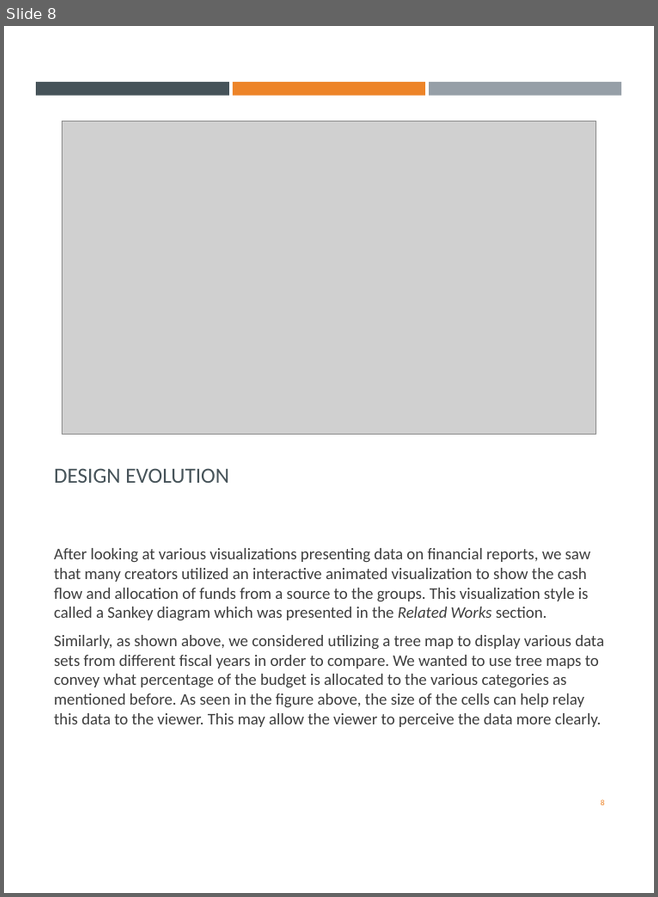
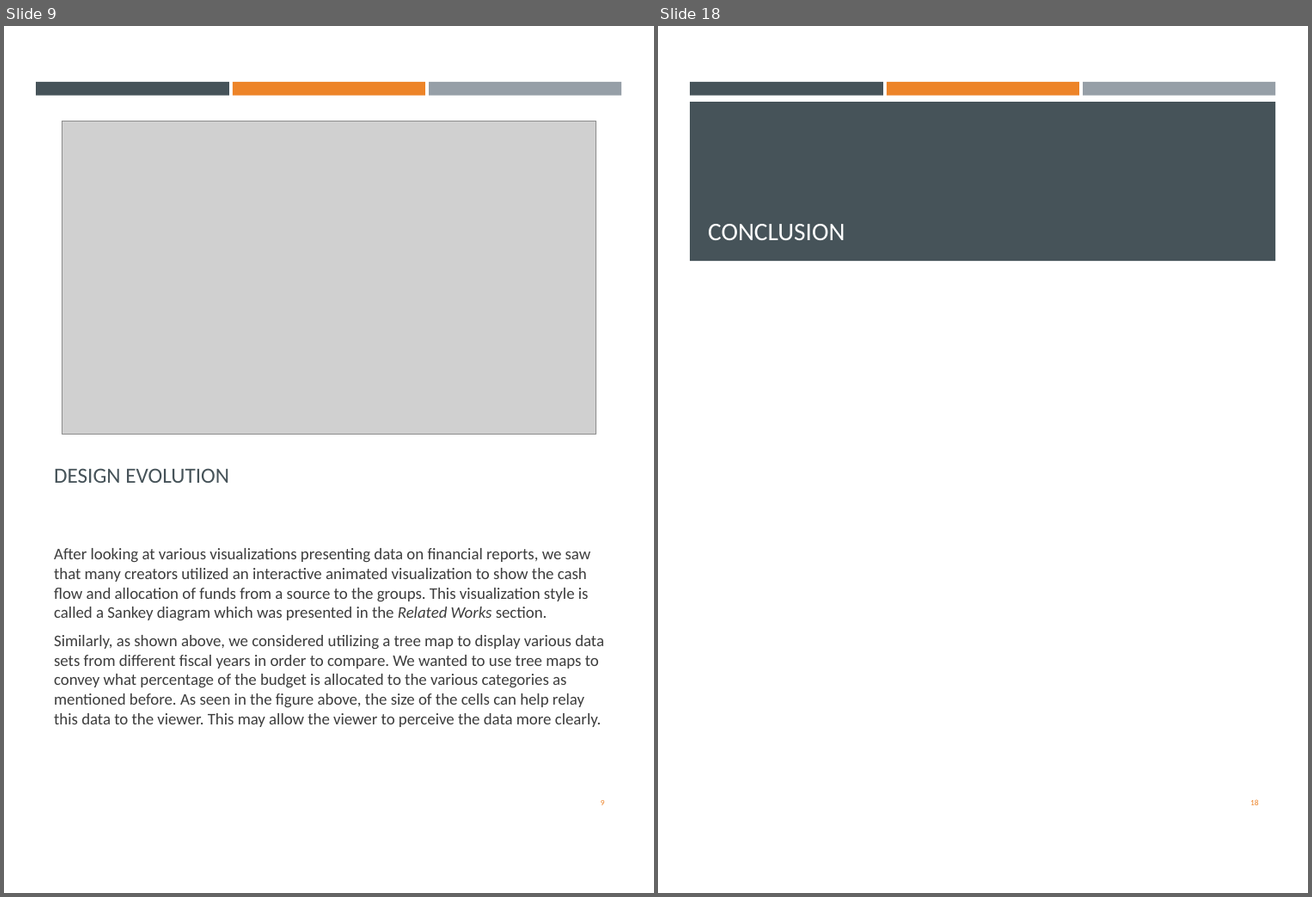
Before and after one commit to cs480x-21c/final, a slide deck: ProcessBook.pptx. Shown side by side, each under a label of ours: slide 8 before the commit, slides 9 and 18 after it; the slides between them are not shown. The pictures are 658x897 and 1312x897 pixels, drawn with LibreOffice and Linux fonts; fonts in the diff are those of the drawing; grey boxes stand for pictures. Boxes give left, top, right and bottom in pixels: in the first picture for what was removed or moved away, otherwise in the second. Text is boxed around its words. In the diff, an @@ line names an element or a change of style, - is before the commit and + after.

```diff
--- a/ProcessBook.pptx
+++ b/ProcessBook.pptx
@@ slide 18 added at box(658, 26, 1308, 893), background #FFFFFF; not listed: 3 template elements that a slide beside it also shows @@
@@ rectangle added at box(690, 102, 1276, 261), fill #465359 @@
@@ title added at box(708, 224, 845, 240), 21 pt, text #FFFFFF @@
+CONCLUSION
@@ page number added at box(1251, 799, 1258, 805), 6.8 pt, text #ED8428 @@
+18
@@ what was slide 8 is now slide 9 @@
@@ page number at box(601, 800, 605, 805): text changed @@
-8
+9
```
Also in this commit, not shown: 3 slides changed, 10 other slides added, 1 slide removed.
